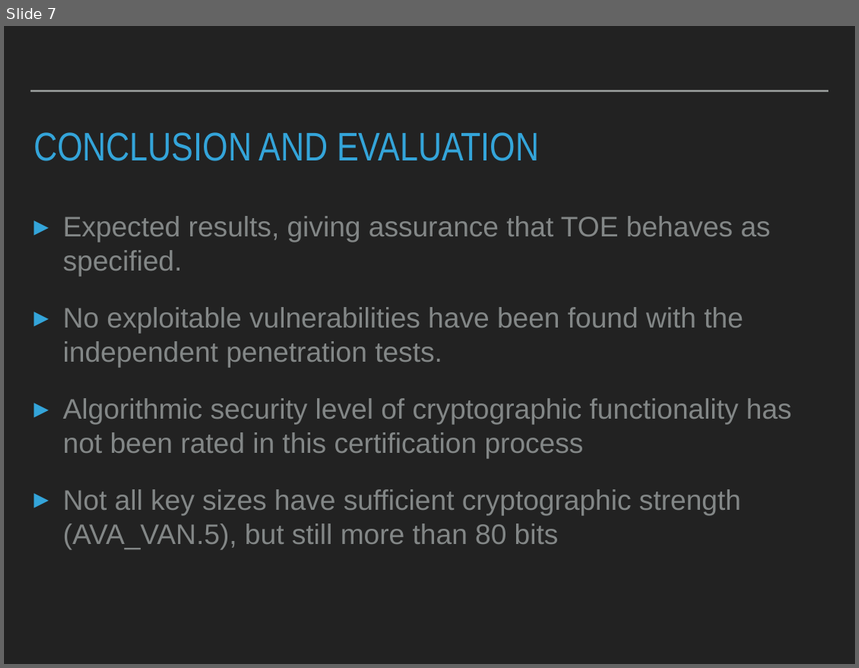
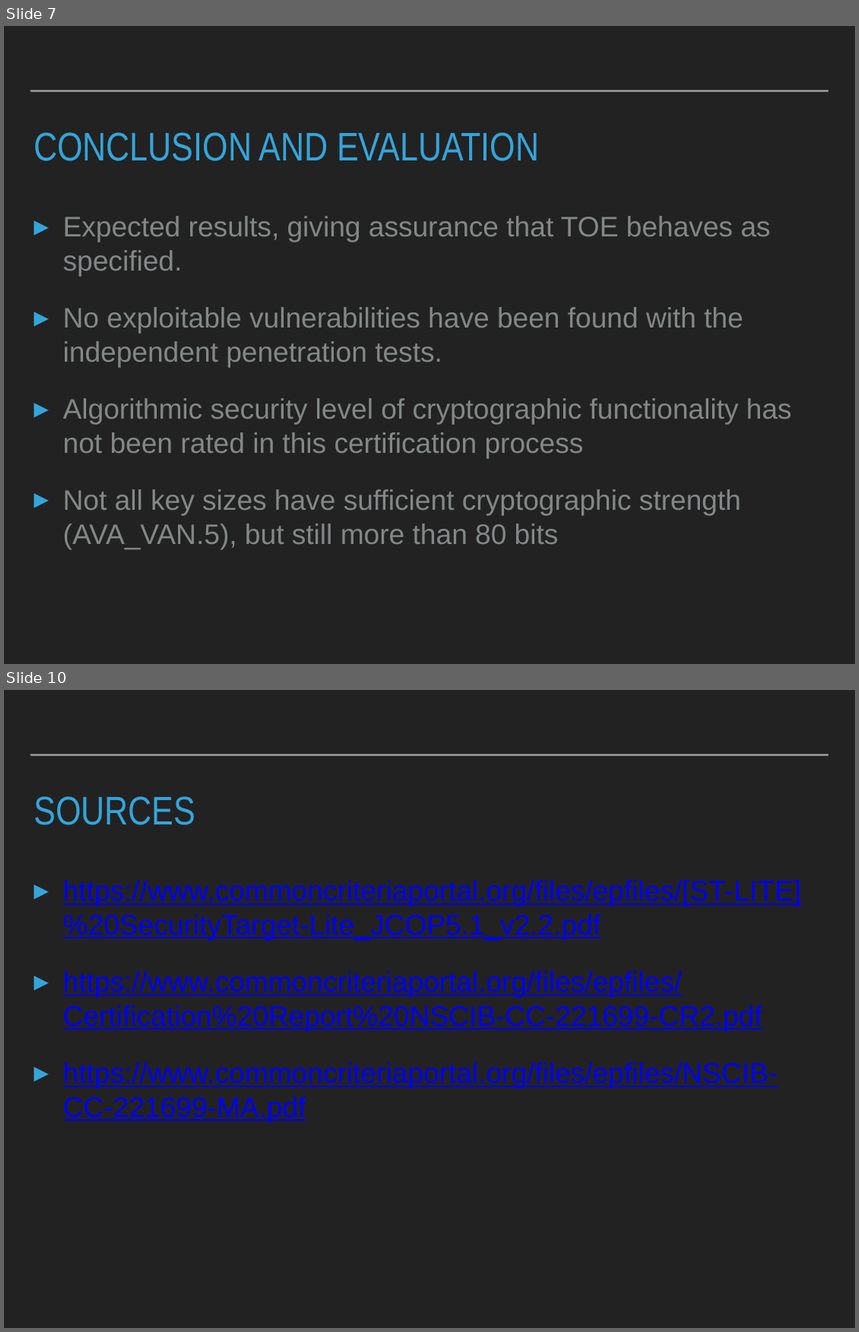
Before and after one commit to amalchukkinin/PV204, a slide deck: hrasna.pptx. Shown one above the other, each under a label of ours: slide 7 before the commit, slides 7 and 10 after it; the slides between them are not shown. The pictures are 859x668 and 859x1332 pixels, drawn with LibreOffice and Linux fonts; fonts in the diff are those of the drawing. Boxes give left, top, right and bottom in pixels: in the first picture for what was removed or moved away, otherwise in the second. Text is boxed around its words. In the diff, an @@ line names an element or a change of style, - is before the commit and + after.

```diff
--- a/hrasna.pptx
+++ b/hrasna.pptx
@@ slide 10 added at (4, 690, 855, 1328), background #222222; not listed: 1 template element that a slide beside it also shows @@
@@ title added at (34, 796, 196, 825), 48 pt, text #34A5DA @@
+SOURCES
@@ text added at (63, 880, 801, 1122), 34 pt, text #0000FF, underline @@
+▸ https://www.commoncriteriaportal.org/files/epfiles/[ST-LITE]%20SecurityTarget-Lite_JCOP5.1_v2.2.pdf
+▸ https://www.commoncriteriaportal.org/files/epfiles/Certification%20Report%20NSCIB-CC-221699-CR2.pdf
+▸ https://www.commoncriteriaportal.org/files/epfiles/NSCIB-CC-221699-MA.pdf
```
Also in this commit, not shown: 2 slides changed, 1 other slide added.
